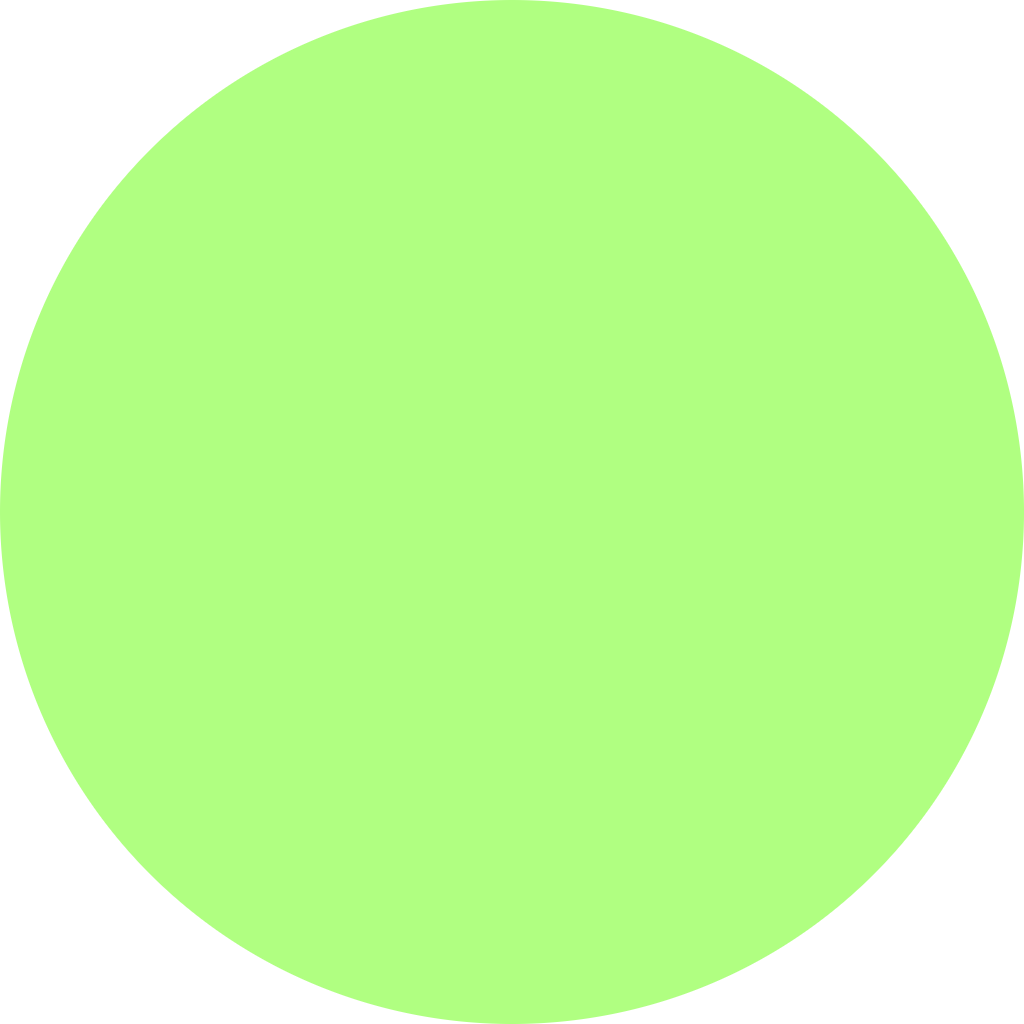
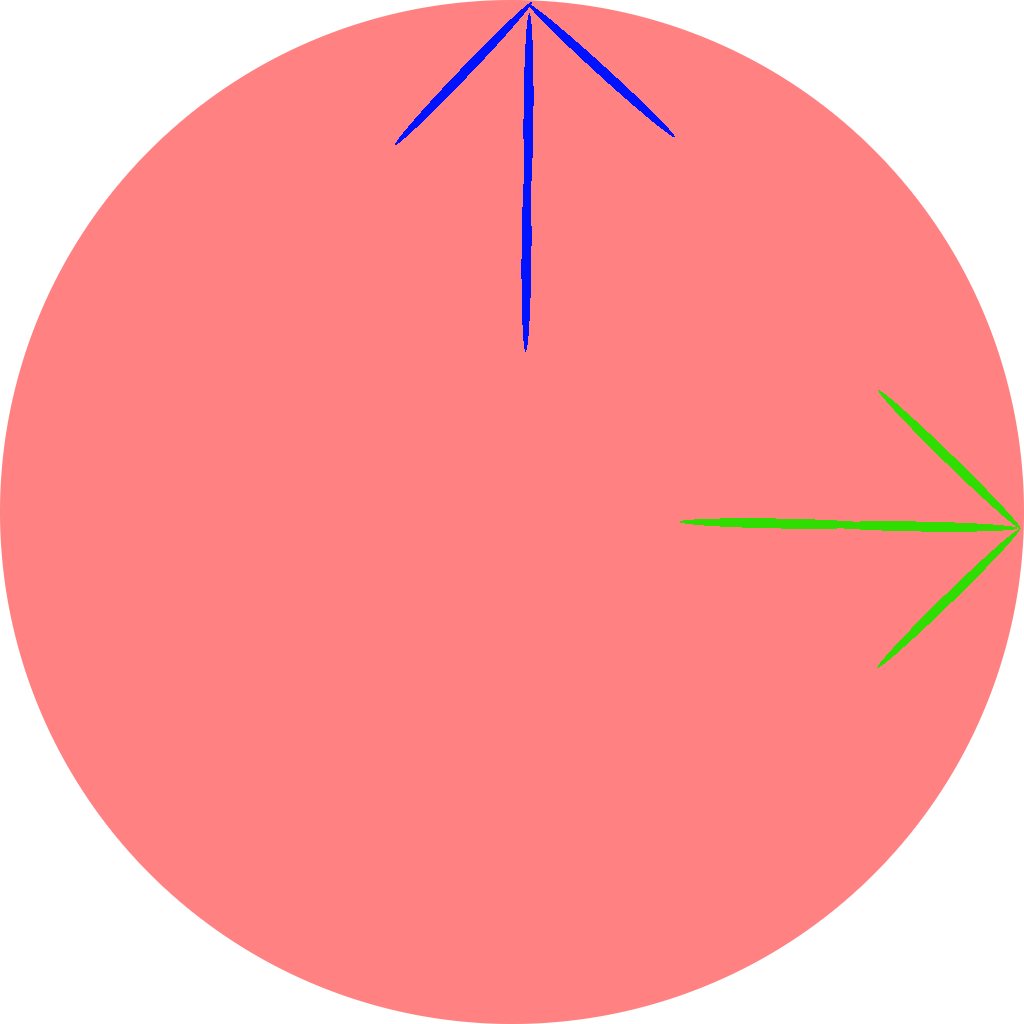
Layers edited between the first and the second 1024×1024 image:
added layer "Calque #4" above "Calque #3" over 395, 2, 1021, 668
hid "Calque #3" over 0, 0, 1024, 1024
showed "Calque" over 0, 0, 1024, 1024
